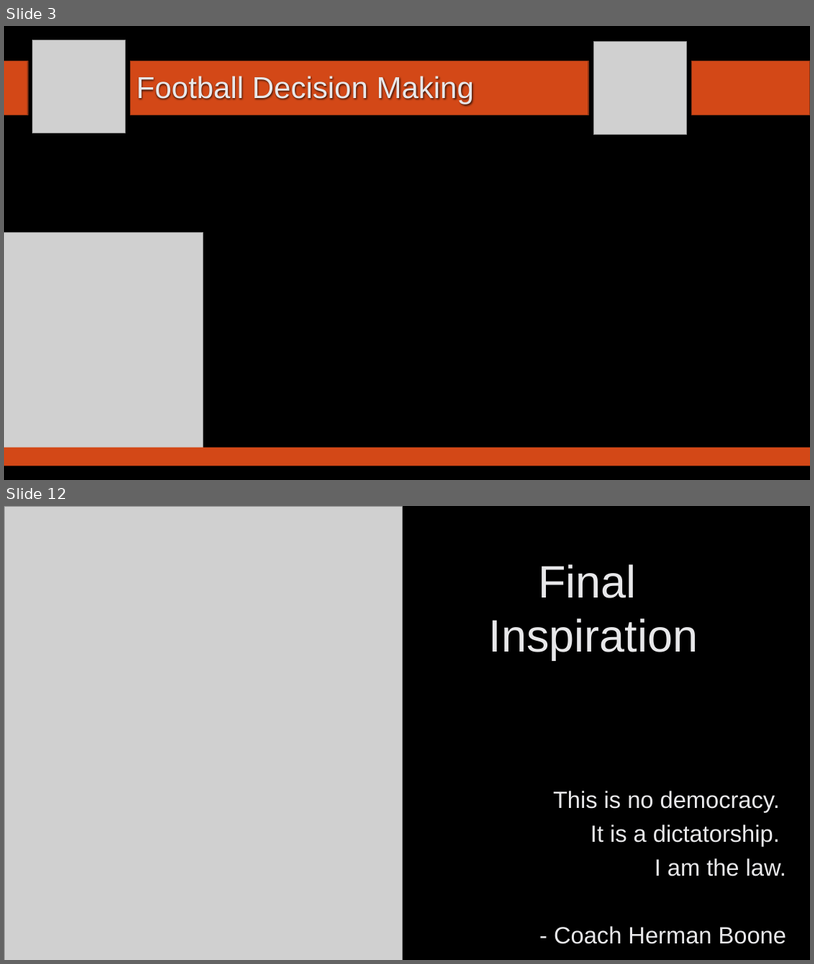
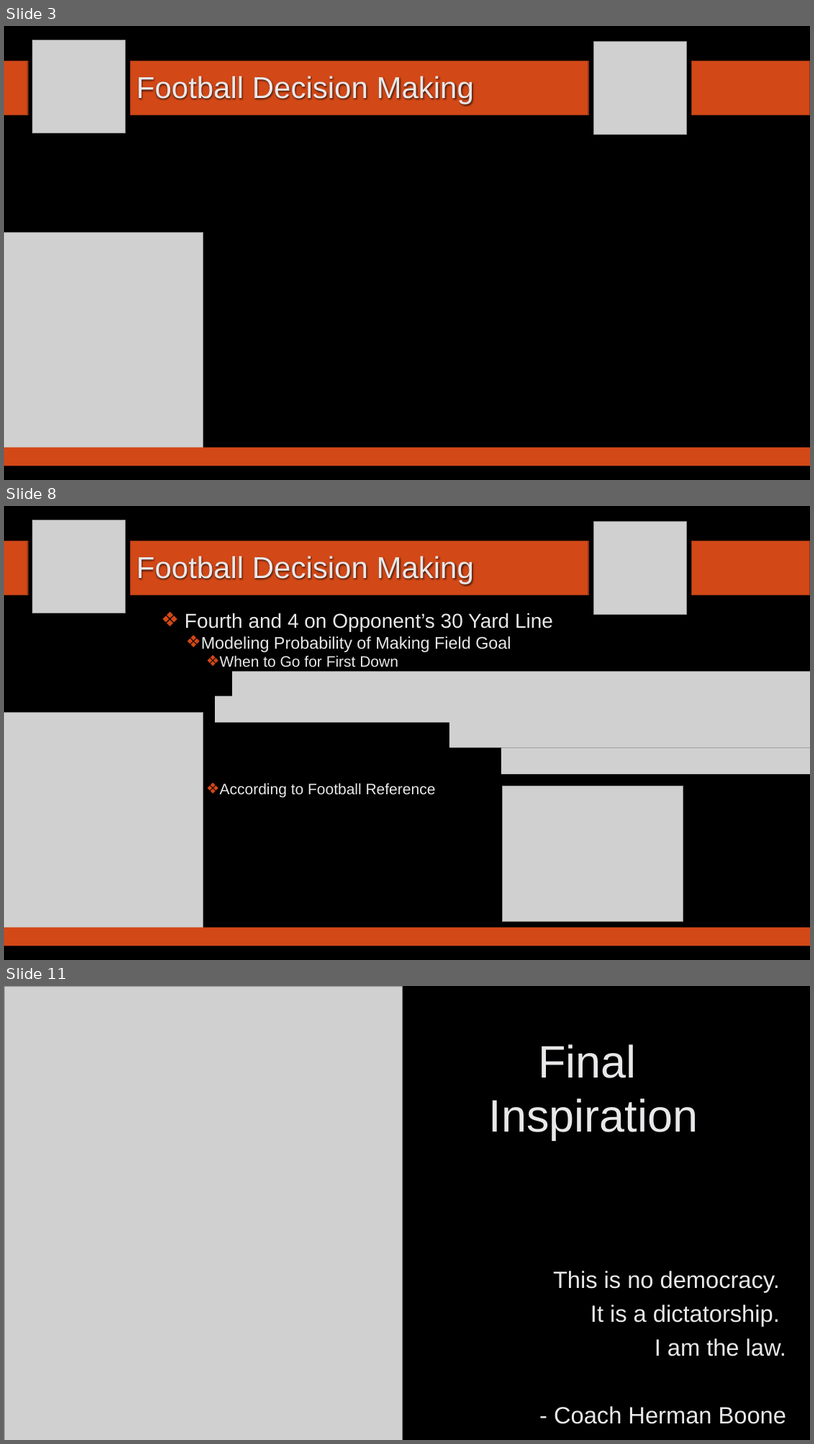
Before and after one commit to SuperMarioGiacomazzo/STOR390_WEBSITE, a slide deck: Slides/Football 4/Footballl_4_Lecture.pptx. Shown one above the other, each under a label of ours: slides 3 and 12 before the commit, slides 3, 8 and 11 after it; the slides between them are not shown. The pictures are 814x964 and 814x1444 pixels, drawn with LibreOffice and Linux fonts; fonts in the diff are those of the drawing; grey boxes stand for pictures; background and template pictures are left out. Boxes give left, top, right and bottom in pixels: in the first picture for what was removed or moved away, otherwise in the second. Text is boxed around its words. In the diff, an @@ line names an element or a change of style, - is before the commit and + after.

```diff
--- a/Slides/Football 4/Footballl_4_Lecture.pptx
+++ b/Slides/Football 4/Footballl_4_Lecture.pptx
@@ slide 8 added at [4,506,810,960], background picture (left out) @@
@@ picture added at [32,520,126,613] @@
@@ picture added at [594,521,687,614] @@
@@ rectangle added at [4,541,28,595], fill #D34817, outline #8B3314 1.25 pt @@
@@ rectangle added at [131,541,589,595], fill #D34817, outline #8B3314 1.25 pt @@
@@ rectangle added at [692,541,810,595], fill #D34817, outline #8B3314 1.25 pt @@
@@ title added at [136,556,474,584], 36 pt, text #E8E8EA @@
+Football Decision Making
@@ text added at [185,613,553,797], 18 pt, text #E8E8EA @@
+❖ Fourth and 4 on Opponent’s 30 Yard Line
+  ❖ Modeling Probability of Making Field Goal
+    ❖ When to Go for First Down
+    ❖ According to Football Reference
@@ picture added at [233,671,810,698] @@
@@ picture added at [215,696,810,723] @@
@@ picture added at [4,713,203,928] @@
@@ picture added at [450,721,810,748] @@
@@ picture added at [502,747,810,774] @@
@@ picture added at [502,786,684,921] @@
@@ rectangle added at [4,927,810,946], fill #D34817 @@
@@ what was slide 12 is now slide 11 @@
```
Also in this commit, not shown: 1 slide changed, 6 other slides added, 8 slides removed, 6 other files.
